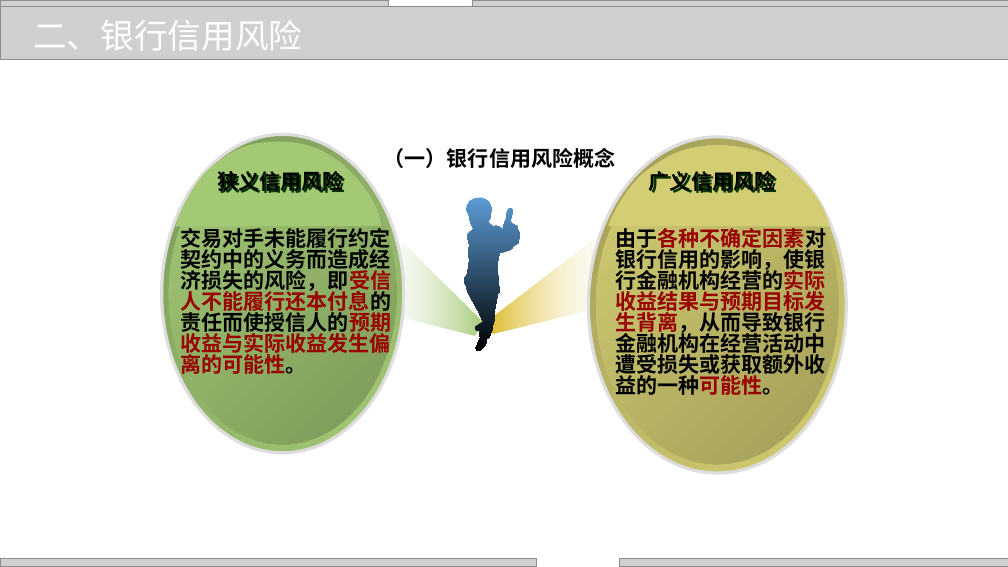
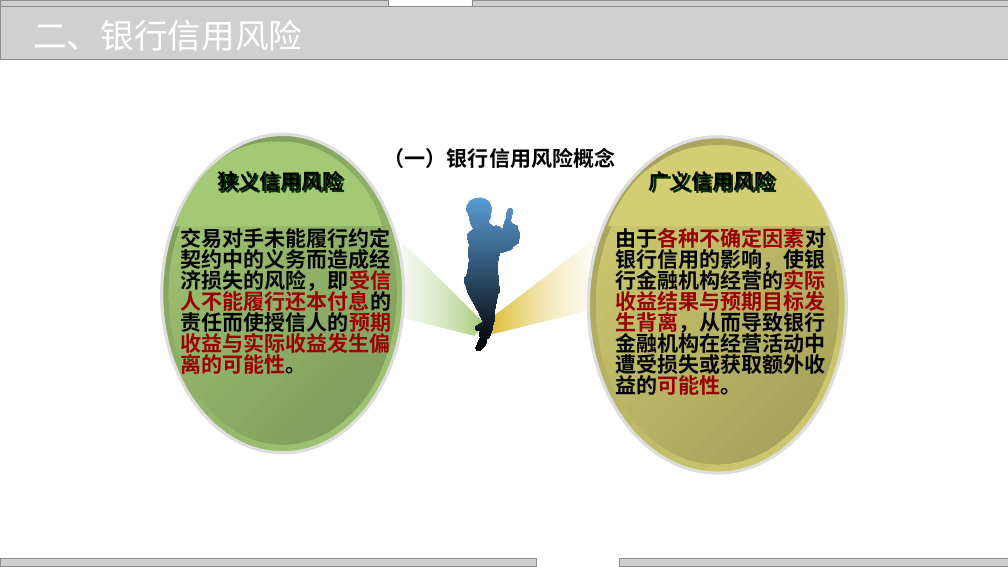
Before and after one commit to zhangjianzhang/internet_credit, a slide deck: slide 8 of files/slides/lecture_18.pptx. Drawn at 1008x567 pixels with LibreOffice and Linux fonts; fonts in the diff are those of the drawing; grey boxes stand for pictures; background and template pictures are left out. Boxes give left, top, right and bottom in pixels: in the first picture for what was removed or moved away, otherwise in the second. Text is boxed around its words. In the diff, an @@ line names an element or a change of style, - is before the commit and + after.

```diff
--- a/files/slides/lecture_18.pptx
+++ b/files/slides/lecture_18.pptx
@@ text at box(616, 228, 826, 395): text changed @@
-由于各种不确定因素对银行信用的影响，使银行金融机构经营的实际收益结果与预期目标发生背离，从而导致银行金融机构在经营活动中遭受损失或获取额外收益的一种可能性。
+由于各种不确定因素对银行信用的影响，使银行金融机构经营的实际收益结果与预期目标发生背离，从而导致银行金融机构在经营活动中遭受损失或获取额外收益的可能性。
```
Also in this commit, not shown: 7 other slides changed, 8 other files.
